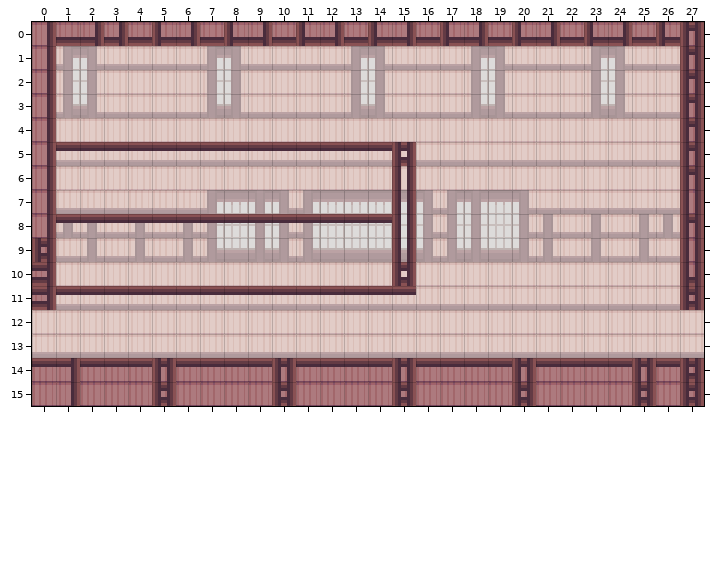
Tiled map: maps/Warehouse.tmx. That is the earlier state.
Cells are 16x16 px. Shown: x 0..27, y 0..15. The commit also replaced the tileset; all pictures use the new one. Not drawn, because the pictures are missing: unchanged layer "obj".
Once edited:
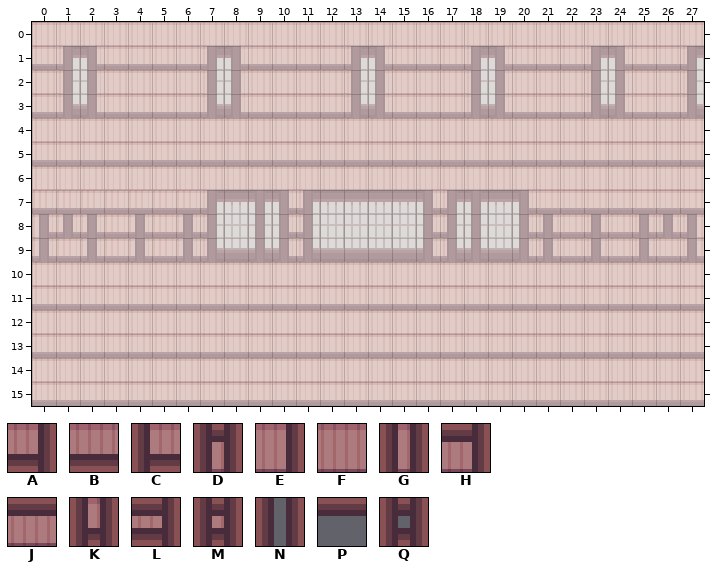
Key: from "WarehouseTileset_Wall": A 0, B 1, C 2, D 3, E 9, F 10, G 12, H 18, J 19, K 21, L 29, M 30, N 48, P 64, Q 75.
_ is an empty cell.
Tiles replaced or removed in this view: A, B, C, D, E, F, G, H, J, K, L, M, N, P, Q.
What changed:
Changed rows in their new state; . is an unchanged cell.
Layer "main" (now hidden):
first column x 0:
 0 ____________________________
 1 _.........................._
 2 _.........................._
 3 _.........................._
 4 _.........................._
 5 ________________..........._
 6 _.............._..........._
 7 _.............._..........._
 8 ________________..........._
 9 _.............._..........._
10 _.............._..........._
11 ________________..........._
14 ____________________________
15 ____________________________
Pixel boxes of the changes (left, top, right, bottom) in both pictures:
removed: (32, 22, 704, 310)
removed: (32, 358, 704, 406)
